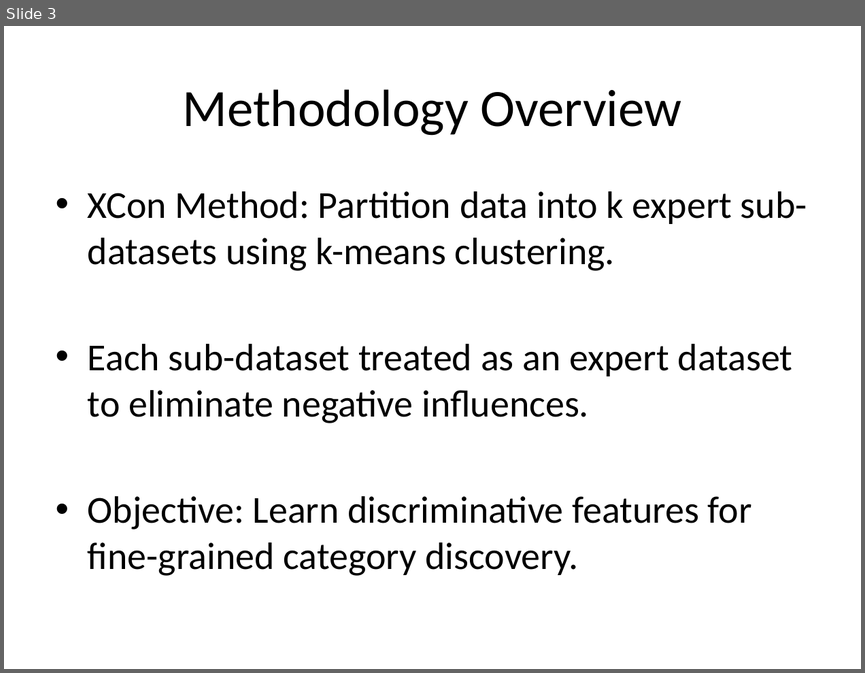
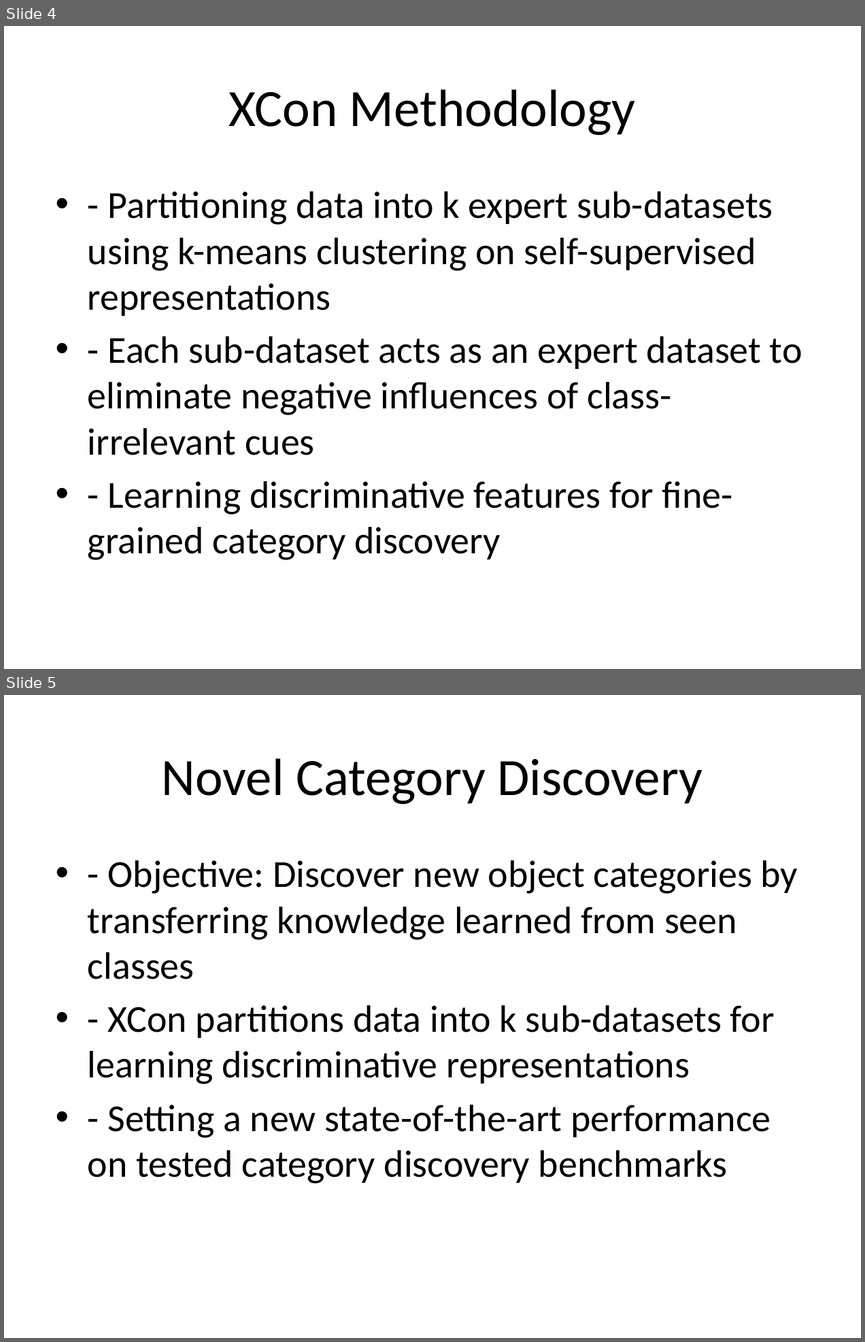
Before and after one commit to StephanieMussi/GRASPER, a slide deck: presentation.pptx. Shown one above the other, each under a label of ours: slide 3 before the commit, slides 4 and 5 after it. The pictures are 865x673 and 865x1342 pixels, drawn with LibreOffice and Linux fonts; fonts in the diff are those of the drawing. Boxes give left, top, right and bottom in pixels: in the first picture for what was removed or moved away, otherwise in the second. Text is boxed around its words. In the diff, an @@ line names an element or a change of style, - is before the commit and + after.

```diff
--- a/presentation.pptx
+++ b/presentation.pptx
@@ slide 5 added at bbox=[4, 695, 861, 1338], background #FFFFFF @@
@@ title added at bbox=[162, 758, 702, 804], 44 pt, text #000000 @@
+Novel Category Discovery
@@ text added at bbox=[88, 860, 798, 1183], 32 pt, text #000000 @@
+• - Objective: Discover new object categories by transferring knowledge learned from seen classes
+• - XCon partitions data into k sub-datasets for learning discriminative representations
+• - Setting a new state-of-the-art performance on tested category discovery benchmarks
@@ what was slide 3 is now slide 4 @@
@@ slide 4 changed as well @@
@@ title at bbox=[229, 89, 636, 135]: text changed @@
-Methodology Overview
+XCon Methodology
@@ text at bbox=[88, 191, 802, 560]: text changed @@
-• XCon Method: Partition data into k expert sub-datasets using k-means clustering.
-• Each sub-dataset treated as an expert dataset to eliminate negative influences.
-• Objective: Learn discriminative features for fine-grained category discovery.
+• - Partitioning data into k expert sub-datasets using k-means clustering on self-supervised representations
+• - Each sub-dataset acts as an expert dataset to eliminate negative influences of class-irrelevant cues
+• - Learning discriminative features for fine-grained category discovery
```
Also in this commit, not shown: 7 other slides changed, 1 other slide added, 5 slides removed, 1 other file.
